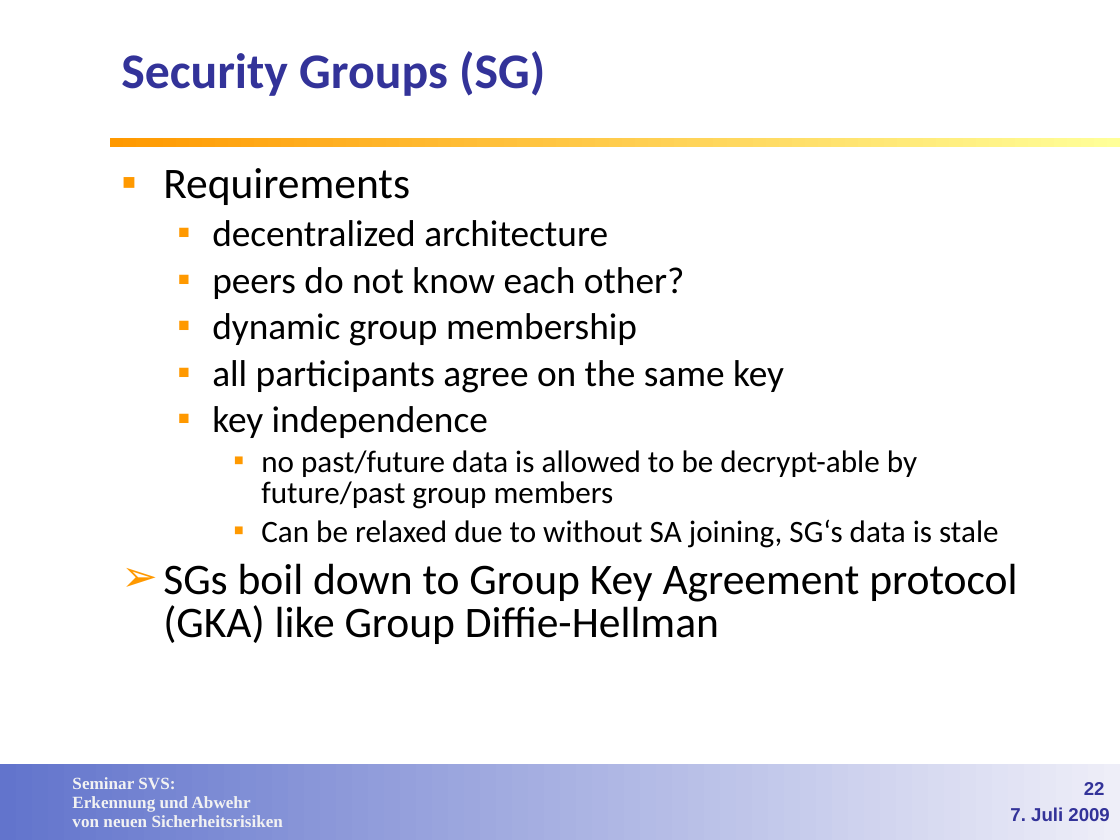
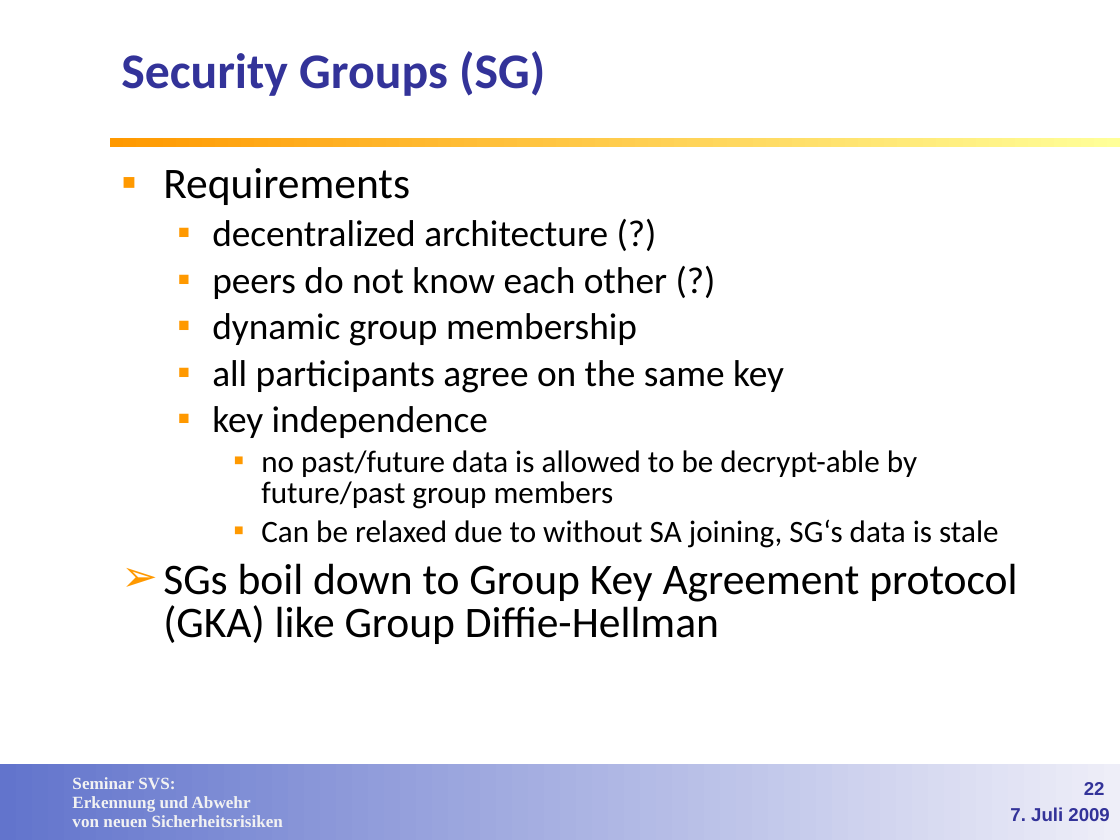
Before and after one commit to lemmy/SecuredSLP, a slide deck: slide 22 of doc/Service Discovery in open networks.ppt. Drawn at 1120x840 pixels with LibreOffice and Linux fonts; fonts in the diff are those of the drawing; background and template pictures are left out. Boxes give left, top, right and bottom in pixels: in the first picture for what was removed or moved away, otherwise in the second. Text is boxed around its words. In the diff, an @@ line names an element or a change of style, - is before the commit and + after.

```diff
--- a/doc/Service Discovery in open networks.ppt
+++ b/doc/Service Discovery in open networks.ppt
@@ text at (212,220,667,299): text changed @@
-  ▪ decentralized architecture
-  ▪ peers do not know each other?
+  ▪ decentralized architecture (?)
+  ▪ peers do not know each other (?)
```
Also in this commit, not shown: 5 other slides changed, 1 slide removed.
